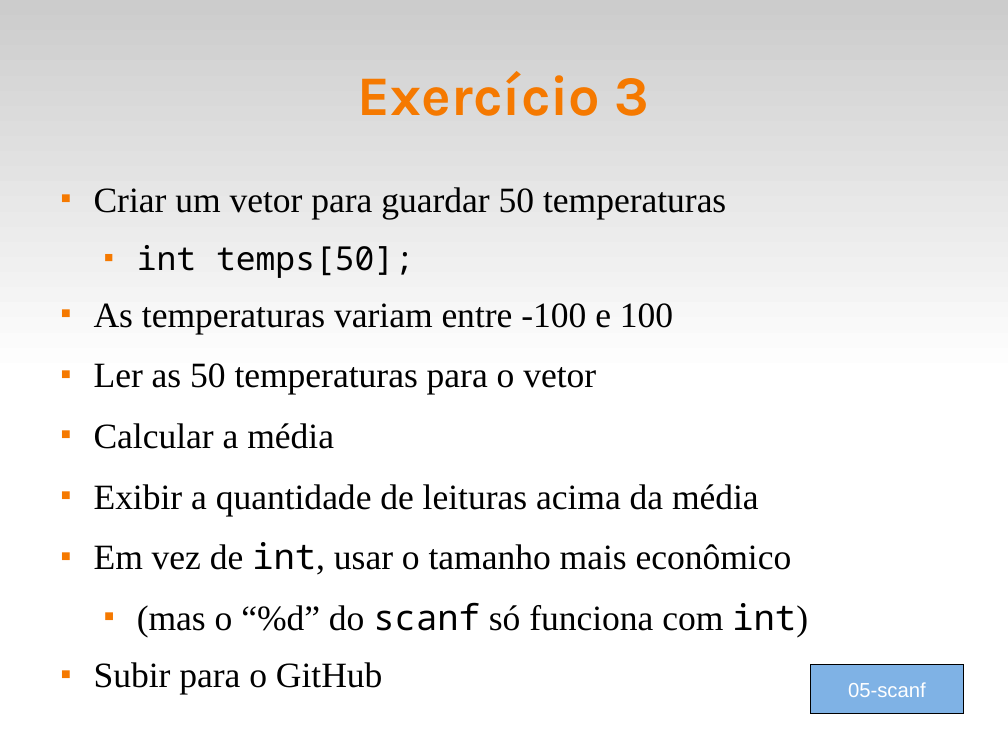
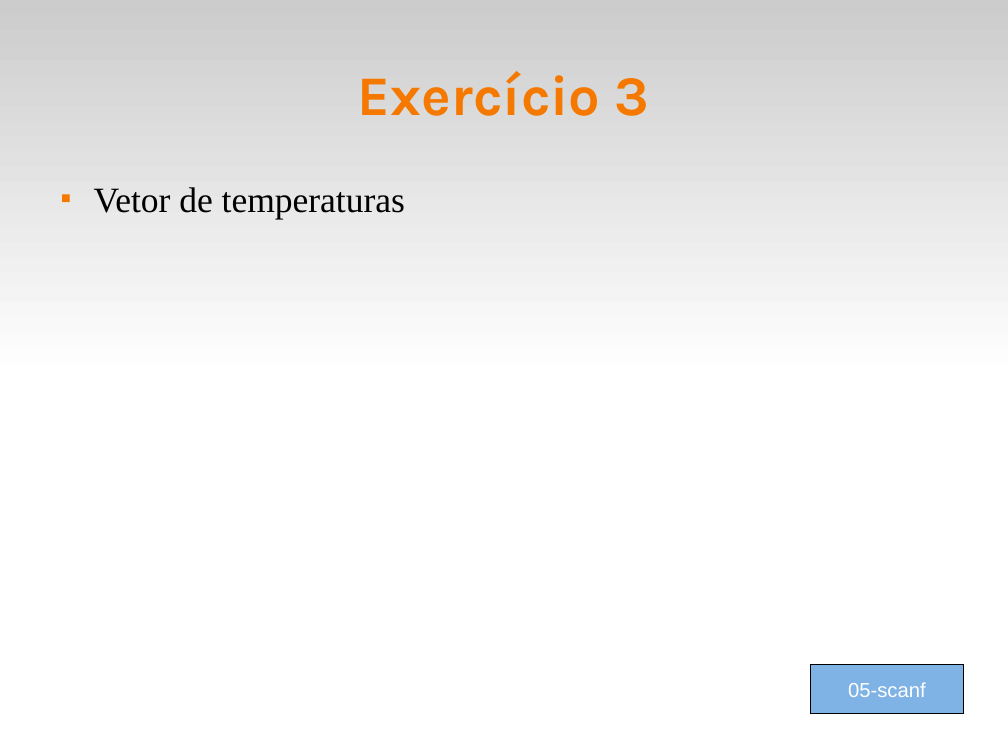
Before and after one commit to fsantanna-uerj/LP1, a slide deck: slide 10 of Slides/lp1-03-tipos.odp. Drawn at 1008x756 pixels with LibreOffice and Linux fonts; fonts in the diff are those of the drawing. Boxes give left, top, right and bottom in pixels: in the first picture for what was removed or moved away, otherwise in the second. Text is boxed around its words. In the diff, an @@ line names an element or a change of style, - is before the commit and + after.

```diff
--- a/Slides/lp1-03-tipos.odp
+++ b/Slides/lp1-03-tipos.odp
@@ text at [94,187,405,219]: text changed @@
-■ Criar um vetor para guardar 50 temperaturas
-  ■ int temps[50];
-■ As temperaturas variam entre -100 e 100
-■ Ler as 50 temperaturas para o vetor
-■ Calcular a média
-■ Exibir a quantidade de leituras acima da média
-■ Em vez de int, usar o tamanho mais econômico
-  ■ (mas o “%d” do scanf só funciona com int)
-■ Subir para o GitHub
+■ Vetor de temperaturas
```
Also in this commit, not shown: 1 other slide changed, 2 other files.
